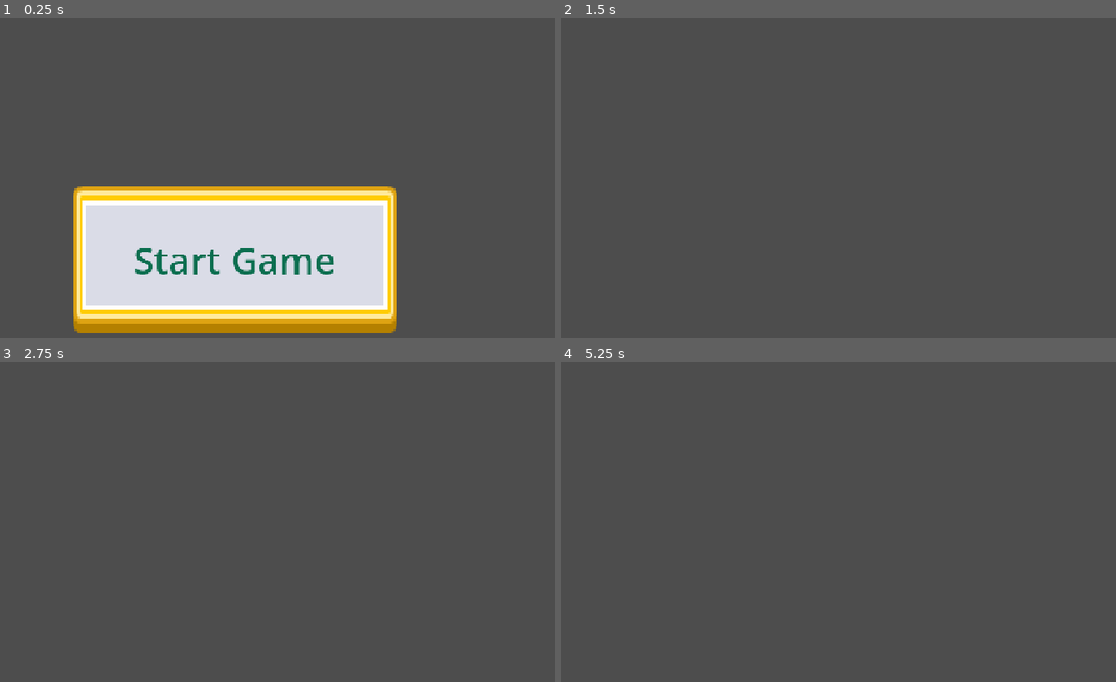
Above: before the commit, frames 1-4 (two rows, left to right).
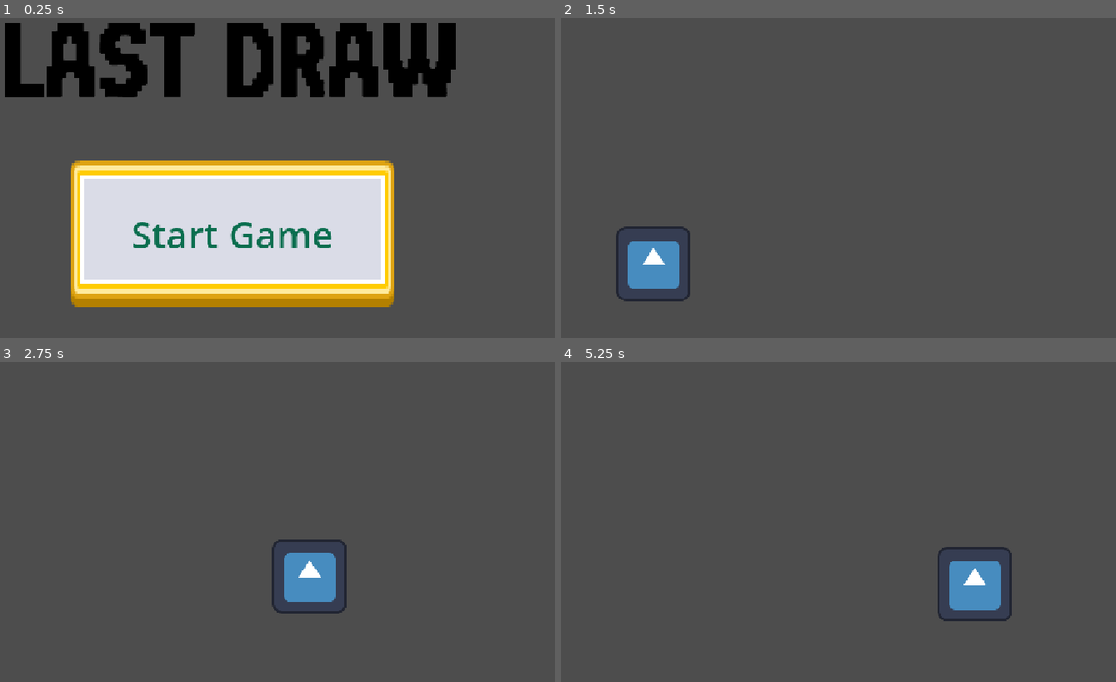
Above: after the commit, the same moments.

Repository: BillNyeFan123-creator/rebound
Game: Godot game, scene res://start_screen.tscn
The game is run twice, just before and just after one commit, with the same random seed, the same clock (stepped at 60 frames per second) and the same inputs. The engine's default icon, where the game draws it, is replaced by a stand-in: a white triangle on a blue panel in a dark square.
Inputs:
- Up to frame 1 (0.25 s): no input
- Up to frame 2 (1.5 s): click "Start Game" at 0.5 s; tap Enter (ui_accept) at 1.25, 1.35 s; hold Right (ui_right) from 1.28 s (still down)
- Up to frame 3 (2.75 s): keep holding Right (ui_right); tap Enter (ui_accept) at 1.52, 1.82, 2.1, 2.27, 2.57 s
- Up to frame 4 (5.25 s): release Right (ui_right) at 2.78 s; hold Left (ui_left) 2.78-3.53 s; tap Enter (ui_accept) at 2.85, 3.6, 3.77, 4.07, 4.35, 4.52, 4.82, 5.1 s; hold Right (ui_right) 3.53-5.03 s; hold Left (ui_left) from 5.03 s (still down)

The runs differ from the first frame. In frame 1, 32% of the frame differs, in the area x 0-83%, y 1-99%; in frame 2, 1.8%; in frame 3, 1.8%; in frame 4, 1.8%.

Commit message:
lotsa stuff

Diff:
--- a/Game.tscn
+++ /dev/null
@@ -1,3 +0,0 @@
-[gd_scene format=3 uid="uid://nlhn2ykpwgxl"]
-
-[node name="Game" type="Node2D" unique_id=145510359]
--- /dev/null
+++ b/Level.tscn
@@ -0,0 +1,19 @@
+[gd_scene format=3 uid="uid://bi2w51p3sjm1n"]
+
+[ext_resource type="PackedScene" uid="uid://cisd4joxypi0y" path="res://scenes/Player.tscn" id="1_bexhn"]
+
+[sub_resource type="PhysicsMaterial" id="PhysicsMaterial_q6vxt"]
+
+[sub_resource type="RectangleShape2D" id="RectangleShape2D_q6vxt"]
+size = Vector2(1226, 20)
+
+[node name="Level" type="Node2D" unique_id=723381019]
+
+[node name="Player" parent="." unique_id=976563110 instance=ExtResource("1_bexhn")]
+
+[node name="Floor" type="StaticBody2D" parent="." unique_id=934898494]
+physics_material_override = SubResource("PhysicsMaterial_q6vxt")
+
+[node name="CollisionShape2D" type="CollisionShape2D" parent="Floor" unique_id=1101255283]
+position = Vector2(582, 557)
+shape = SubResource("RectangleShape2D_q6vxt")
--- /dev/null
+++ b/scenes/Obstacle.tscn
@@ -0,0 +1,18 @@
+[gd_scene format=3 uid="uid://bjfgqwmwvxngu"]
+
+[ext_resource type="Texture2D" uid="uid://c324vmnhbn7wa" path="res://assets/obstacle/16-bit-spike-Sheet.png" id="1_jde5u"]
+
+[sub_resource type="PhysicsMaterial" id="PhysicsMaterial_yced0"]
+
+[node name="Obstacle" type="StaticBody2D" unique_id=1860555685]
+position = Vector2(2, 1)
+physics_material_override = SubResource("PhysicsMaterial_yced0")
+
+[node name="Sprite2D" type="Sprite2D" parent="." unique_id=1938044369]
+position = Vector2(6, 6)
+texture = ExtResource("1_jde5u")
+region_enabled = true
+region_rect = Rect2(0, 2.5392075, 15.808998, 13.460793)
+
+[node name="CollisionShape2D" type="CollisionShape2D" parent="." unique_id=877452180]
+position = Vector2(6, 6)
--- /dev/null
+++ b/scenes/Player.tscn
@@ -0,0 +1,17 @@
+[gd_scene format=3 uid="uid://cisd4joxypi0y"]
+
+[ext_resource type="Script" uid="uid://cpw8iinfo4paq" path="res://scripts/player/player.gd" id="1_kpjcp"]
+[ext_resource type="Texture2D" uid="uid://doojmocuvx77" path="res://icon.svg" id="1_xhfnw"]
+
+[sub_resource type="RectangleShape2D" id="RectangleShape2D_xhfnw"]
+size = Vector2(100, 100)
+
+[node name="CharacterBody2D" type="CharacterBody2D" unique_id=976563110]
+position = Vector2(293, 202)
+script = ExtResource("1_kpjcp")
+
+[node name="Sprite2D" type="Sprite2D" parent="." unique_id=267515605]
+texture = ExtResource("1_xhfnw")
+
+[node name="CollisionShape2D" type="CollisionShape2D" parent="." unique_id=1533772936]
+shape = SubResource("RectangleShape2D_xhfnw")
--- a/scripts/StartButtonManager.gd
+++ b/scripts/StartButtonManager.gd
@@ -6,4 +6,4 @@
 	pressed.connect(_on_pressed)
 
 func _on_pressed() -> void:
-	get_tree().change_scene_to_file("res://Game.tscn")
+	get_tree().change_scene_to_file("res://Level.tscn")
--- /dev/null
+++ b/scripts/player/player.gd
@@ -0,0 +1,25 @@
+extends CharacterBody2D
+
+
+const SPEED = 300.0
+const JUMP_VELOCITY = -400.0
+
+
+func _physics_process(delta: float) -> void:
+	# Add the gravity.
+	if not is_on_floor():
+		velocity += get_gravity() * delta
+
+	# Handle jump.
+	if Input.is_action_just_pressed("ui_accept") and is_on_floor():
+		velocity.y = JUMP_VELOCITY
+
+	# Get the input direction and handle the movement/deceleration.
+	# As good practice, you should replace UI actions with custom gameplay actions.
+	var direction := Input.get_axis("ui_left", "ui_right")
+	if direction:
+		velocity.x = direction * SPEED
+	else:
+		velocity.x = move_toward(velocity.x, 0, SPEED)
+
+	move_and_slide()
--- a/start_screen.tscn
+++ b/start_screen.tscn
@@ -2,6 +2,7 @@
 
 [ext_resource type="Theme" uid="uid://b7otltoatbmd0" path="res://assets/Themes/MainTheme.tres" id="1_ncxyx"]
 [ext_resource type="Script" uid="uid://c66plo1a4mxp1" path="res://scripts/StartButtonManager.gd" id="2_pevhg"]
+[ext_resource type="Texture2D" uid="uid://sdg2bp2tcw2i" path="res://assets/GameUI/Title/title(1).png" id="3_afy8x"]
 
 [sub_resource type="GDScript" id="GDScript_pevhg"]
 script/source = "extends Control
@@ -37,9 +38,17 @@
 anchor_top = 0.046000004
 anchor_right = 1.0
 anchor_bottom = 1.0
-offset_left = 315.72
-offset_top = 360.192
-offset_right = -259.0
-offset_bottom = -5.0
+offset_left = 311.72
+offset_top = 316.192
+offset_right = -263.0
+offset_bottom = -49.0
 text = "Start Game"
 script = ExtResource("2_pevhg")
+
+[node name="Title" type="TextureRect" parent="." unique_id=1908722004]
+layout_mode = 0
+offset_left = 215.0
+offset_top = 107.0
+offset_right = 994.0
+offset_bottom = 237.0
+texture = ExtResource("3_afy8x")
Binary file added: assets/obstacle/16-bit-spike-Sheet.png
Not shown, added: assets/obstacle/16-bit-spike-Sheet.png.import
Not shown, added: scripts/player/player.gd.uid
